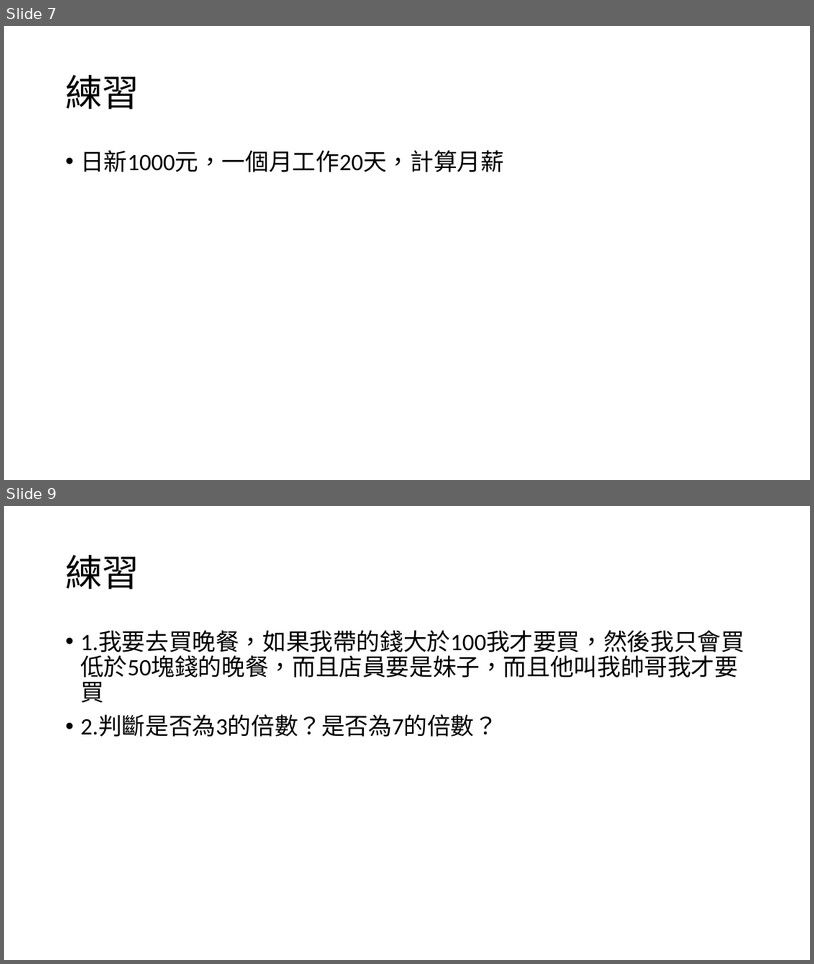
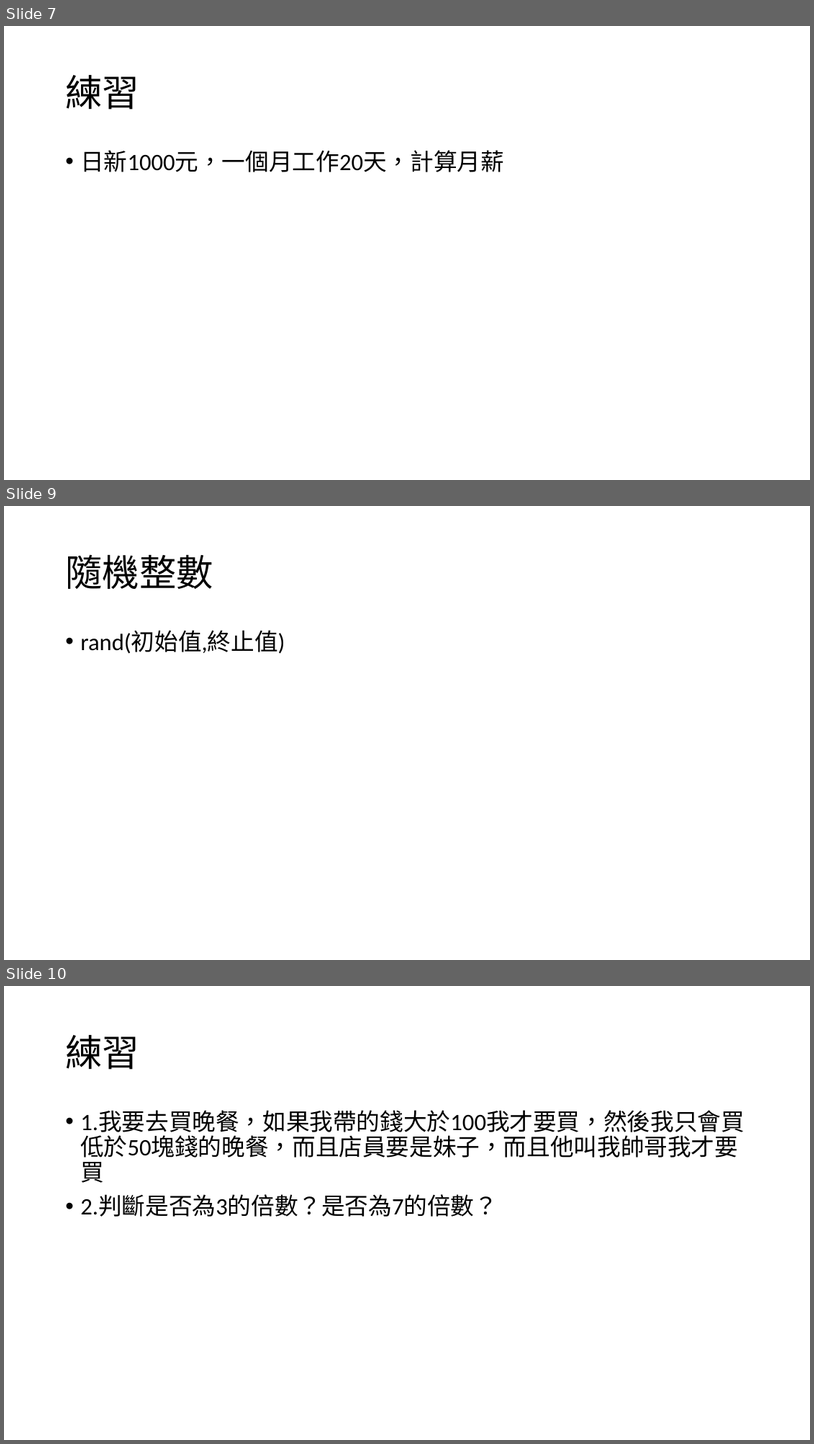
Before and after one commit to choco2001/ppt, a slide deck: php.pptx. Shown one above the other, each under a label of ours: slides 7 and 9 before the commit, slides 7, 9 and 10 after it; the slides between them are not shown. The pictures are 814x964 and 814x1444 pixels, drawn with LibreOffice and Linux fonts; fonts in the diff are those of the drawing. Boxes give left, top, right and bottom in pixels: in the first picture for what was removed or moved away, otherwise in the second. Text is boxed around its words. In the diff, an @@ line names an element or a change of style, - is before the commit and + after.

```diff
--- a/php.pptx
+++ b/php.pptx
@@ slide 9 added at bbox=[4, 506, 810, 960], background #FFFFFF @@
@@ title added at bbox=[65, 554, 213, 589], 44 pt, text #000000 @@
+隨機整數
@@ text added at bbox=[80, 631, 285, 654], 28 pt, text #000000 @@
+• rand(初始值,終止值)
@@ what was slide 9 is now slide 10 @@
```
Also in this commit, not shown: 2 slides changed, 1 other slide added.
